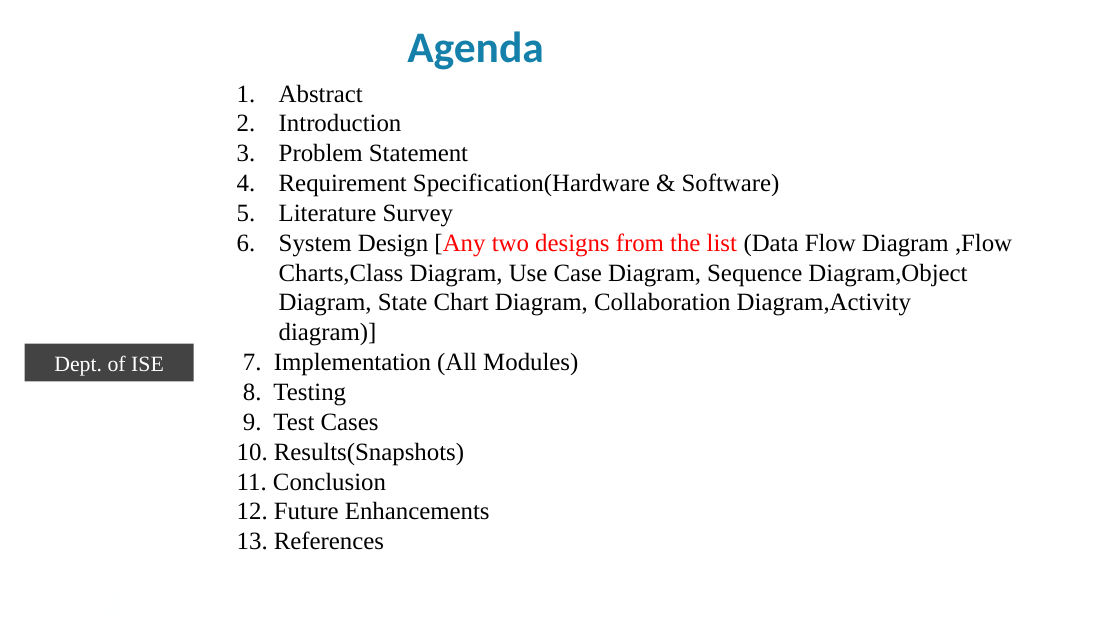
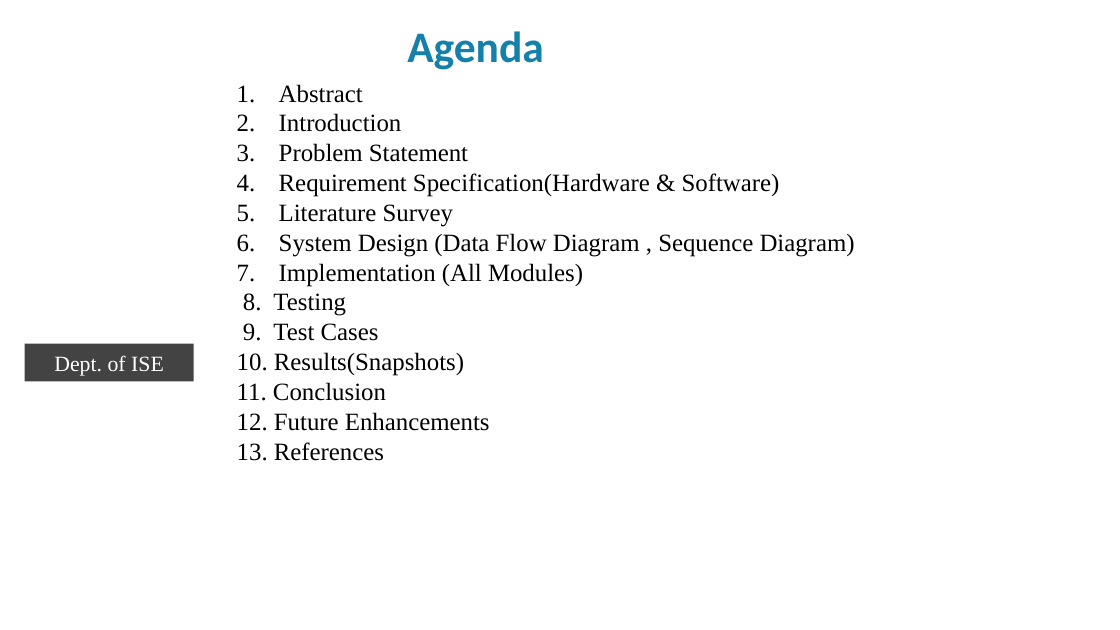
Before and after one commit to premkumarteli/OSINT-BreachShield, a slide deck: slide 2 of docs/Phase2/Final_presentation2 format 2026-27_BLANK_TEMPLATE.pptx. Drawn at 1120x630 pixels with LibreOffice and Linux fonts; fonts in the diff are those of the drawing; background and template pictures are left out. Boxes give left, top, right and bottom in pixels: in the first picture for what was removed or moved away, otherwise in the second. Text is boxed around its words. In the diff, an @@ line names an element or a change of style, - is before the commit and + after.

```diff
--- a/docs/Phase2/Final_presentation2 format 2026-27_BLANK_TEMPLATE.pptx
+++ b/docs/Phase2/Final_presentation2 format 2026-27_BLANK_TEMPLATE.pptx
@@ text at (x1=279, y1=233, x2=855, y2=287): text changed @@
-6. System Design [Any two designs from the list (Data Flow Diagram ,Flow Charts,Class Diagram, Use Case Diagram, Sequence Diagram,Object Diagram, State Chart Diagram, Collaboration Diagram,Activity diagram)]
-7. Implementation (All Modules)
+6. System Design (Data Flow Diagram , Sequence Diagram)
+7. Implementation (All Modules)
```
Also in this commit, not shown: 9 other slides changed, 11 slides added, 4 slides removed, 5 other files.
